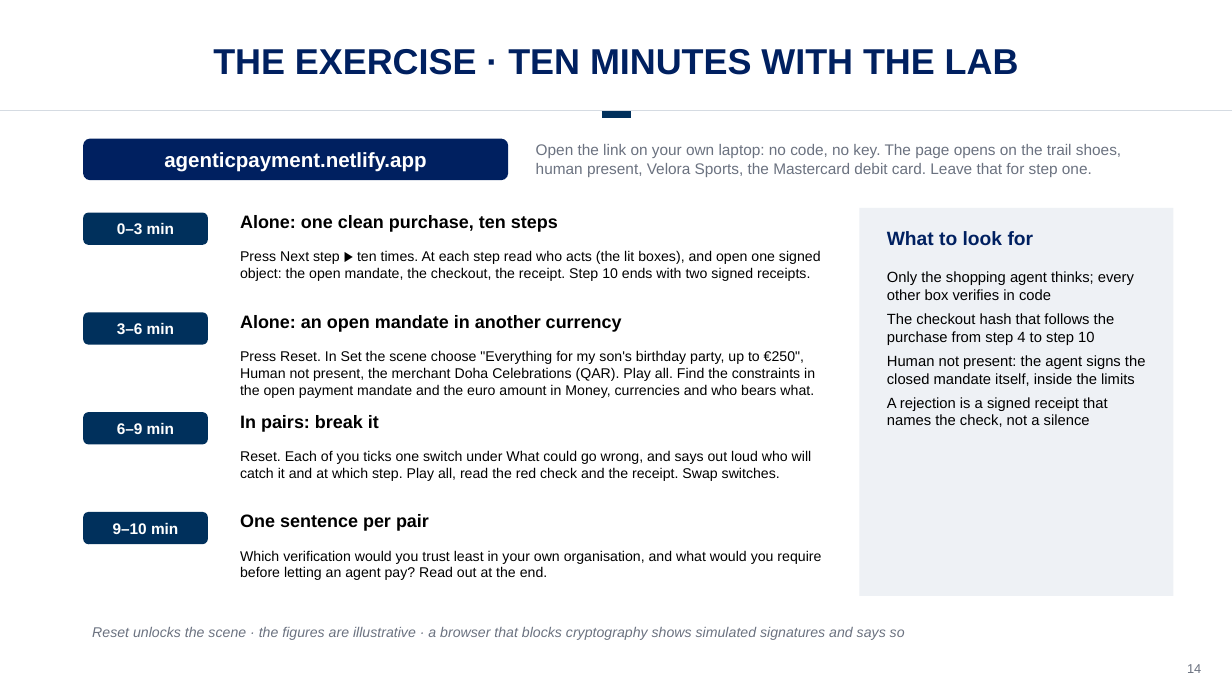
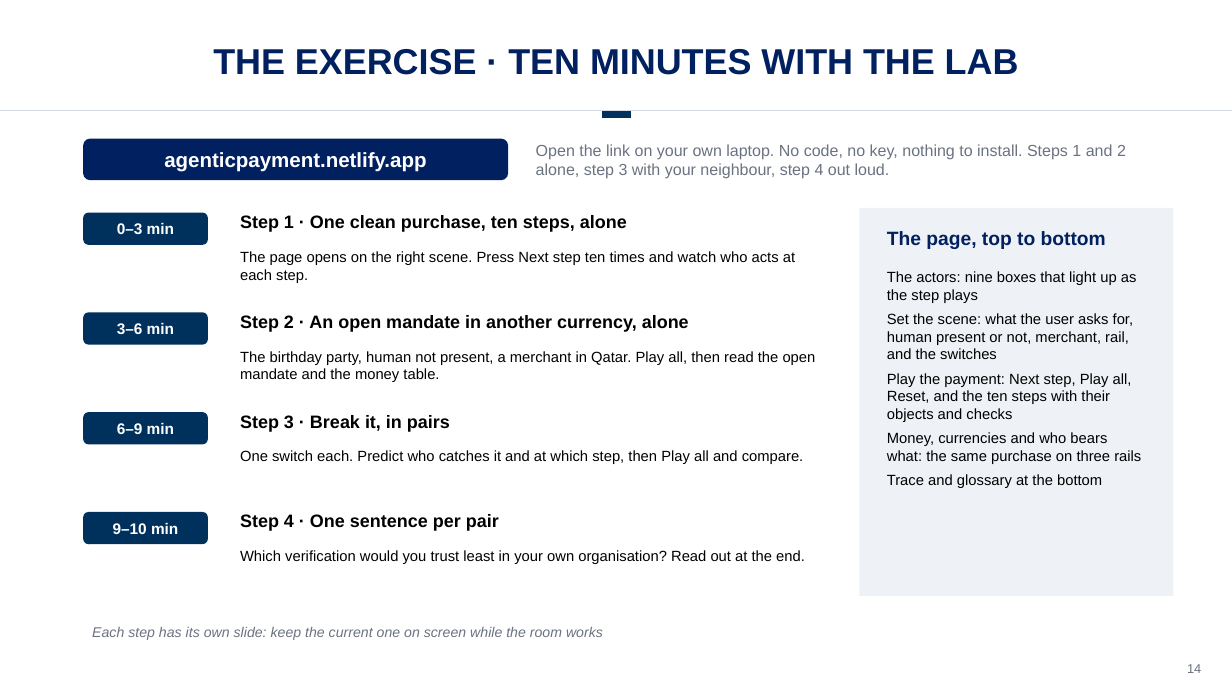
Before and after one commit to drestrepoa/Claudecode, a slide deck: slide 14 of slides/agentic-payments.pptx. Drawn at 1232x693 pixels with LibreOffice and Linux fonts; fonts in the diff are those of the drawing; background and template pictures are left out. Boxes give left, top, right and bottom in pixels: in the first picture for what was removed or moved away, otherwise in the second. Text is boxed around its words. In the diff, an @@ line names an element or a change of style, - is before the commit and + after.

```diff
--- a/slides/agentic-payments.pptx
+++ b/slides/agentic-payments.pptx
@@ text at [536,144,1126,179]: text changed; size 12 to 12.5 pt @@
-Open the link on your own laptop: no code, no key. The page opens on the trail shoes, human present, Velora Sports, the Mastercard debit card. Leave that for step one.
+Open the link on your own laptop. No code, no key, nothing to install. Steps 1 and 2 alone, step 3 with your neighbour, step 4 out loud.
@@ text at [240,215,627,232]: text changed @@
-Alone: one clean purchase, ten steps
+Step 1 · One clean purchase, ten steps, alone
@@ text at [887,231,1106,249]: text changed @@
-What to look for
+The page, top to bottom
@@ text at [240,251,795,283]: text changed; size 11 to 11.5 pt @@
-Press Next step ▶ ten times. At each step read who acts (the lit boxes), and open one signed object: the open mandate, the checkout, the receipt. Step 10 ends with two signed receipts.
+The page opens on the right scene. Press Next step ten times and watch who acts at each step.
@@ text at [887,271,1141,488]: text changed @@
-Only the shopping agent thinks; every other box verifies in code
-The checkout hash that follows the purchase from step 4 to step 10
-Human not present: the agent signs the closed mandate itself, inside the limits
-A rejection is a signed receipt that names the check, not a silence
+The actors: nine boxes that light up as the step plays
+Set the scene: what the user asks for, human present or not, merchant, rail, and the switches
+Play the payment: Next step, Play all, Reset, and the ten steps with their objects and checks
+Money, currencies and who bears what: the same purchase on three rails
+Trace and glossary at the bottom
@@ text at [240,315,689,332]: text changed @@
-Alone: an open mandate in another currency
+Step 2 · An open mandate in another currency, alone
@@ text at [240,351,816,382]: text changed; size 11 to 11.5 pt @@
-Press Reset. In Set the scene choose "Everything for my son's birthday party, up to €250", Human not present, the merchant Doha Celebrations (QAR). Play all. Find the constraints in the open payment mandate and the euro amount in Money, currencies and who bears what.
+The birthday party, human not present, a merchant in Qatar. Play all, then read the open mandate and the money table.
@@ text at [240,415,450,432]: text changed @@
-In pairs: break it
+Step 3 · Break it, in pairs
@@ text at [240,450,804,464]: text changed; size 11 to 11.5 pt @@
-Reset. Each of you ticks one switch under What could go wrong, and says out loud who will catch it and at which step. Play all, read the red check and the receipt. Swap switches.
+One switch each. Predict who catches it and at which step, then Play all and compare.
@@ text at [240,514,499,531]: text changed @@
-One sentence per pair
+Step 4 · One sentence per pair
@@ text at [240,550,805,564]: text changed; size 11 to 11.5 pt @@
-Which verification would you trust least in your own organisation, and what would you require before letting an agent pay? Read out at the end.
+Which verification would you trust least in your own organisation? Read out at the end.
@@ text at [92,627,603,640]: text changed @@
-Reset unlocks the scene · the figures are illustrative · a browser that blocks cryptography shows simulated signatures and says so
+Each step has its own slide: keep the current one on screen while the room works
```
Also in this commit, not shown: 1 other slide changed, 4 slides added, 4 other files.
